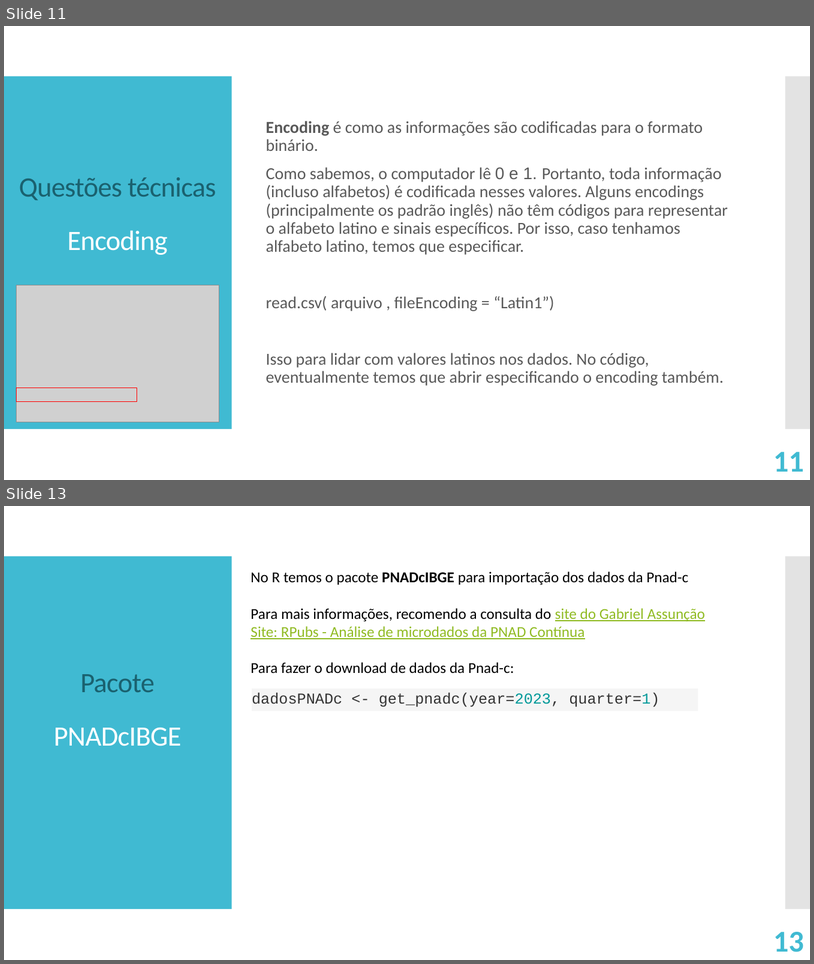
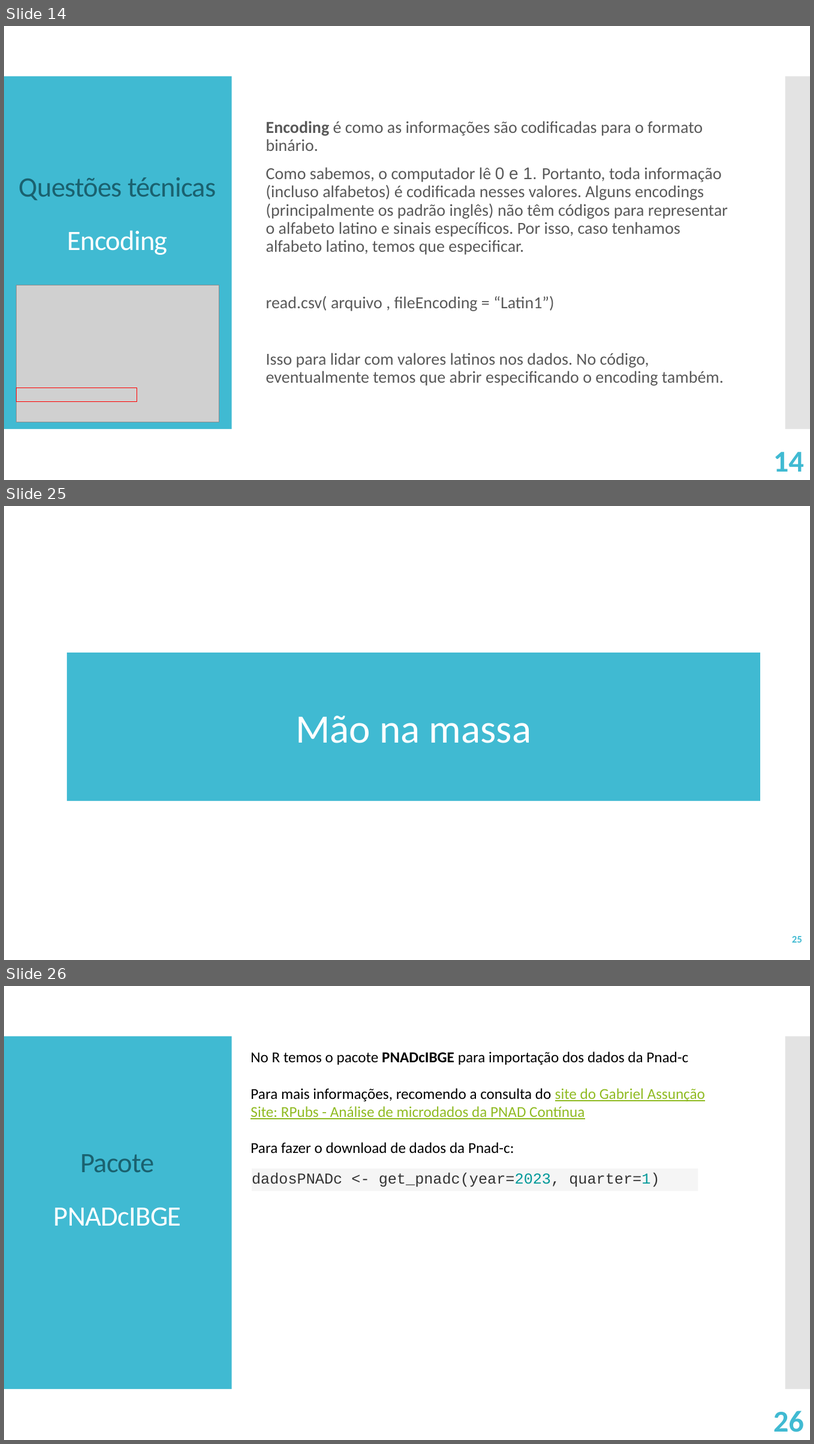
Before and after one commit to victorgalcantara/R-Intro, a slide deck: A03 - Mão na massa/A03 - Import and Tidy Data.pptx. Shown one above the other, each under a label of ours: slides 11 and 13 before the commit, slides 14, 25 and 26 after it; the slides between them are not shown. The pictures are 814x964 and 814x1444 pixels, drawn with LibreOffice and Linux fonts; fonts in the diff are those of the drawing; grey boxes stand for pictures. Boxes give left, top, right and bottom in pixels: in the first picture for what was removed or moved away, otherwise in the second. Text is boxed around its words. In the diff, an @@ line names an element or a change of style, - is before the commit and + after.

```diff
--- a/A03 - Mão na massa/A03 - Import and Tidy Data.pptx
+++ b/A03 - Mão na massa/A03 - Import and Tidy Data.pptx
@@ slide 25 added at (4, 506, 810, 960), background #FFFFFF @@
@@ rectangle added at (67, 652, 761, 801), fill #40BAD2, 48 pt, text #FFFFFF @@
+Mão na massa
@@ page number added at (792, 936, 803, 942), 12 pt, text #40BAD2, bold @@
+25
@@ what was slide 11 is now slide 14 @@
@@ page number at (774, 451, 804, 471): text changed @@
-11
+14
@@ what was slide 13 is now slide 26 @@
@@ page number at (774, 1410, 804, 1432): text changed @@
-13
+26
```
Also in this commit, not shown: 1 slide changed, 18 other slides added, 1 slide removed, 6 other files.
